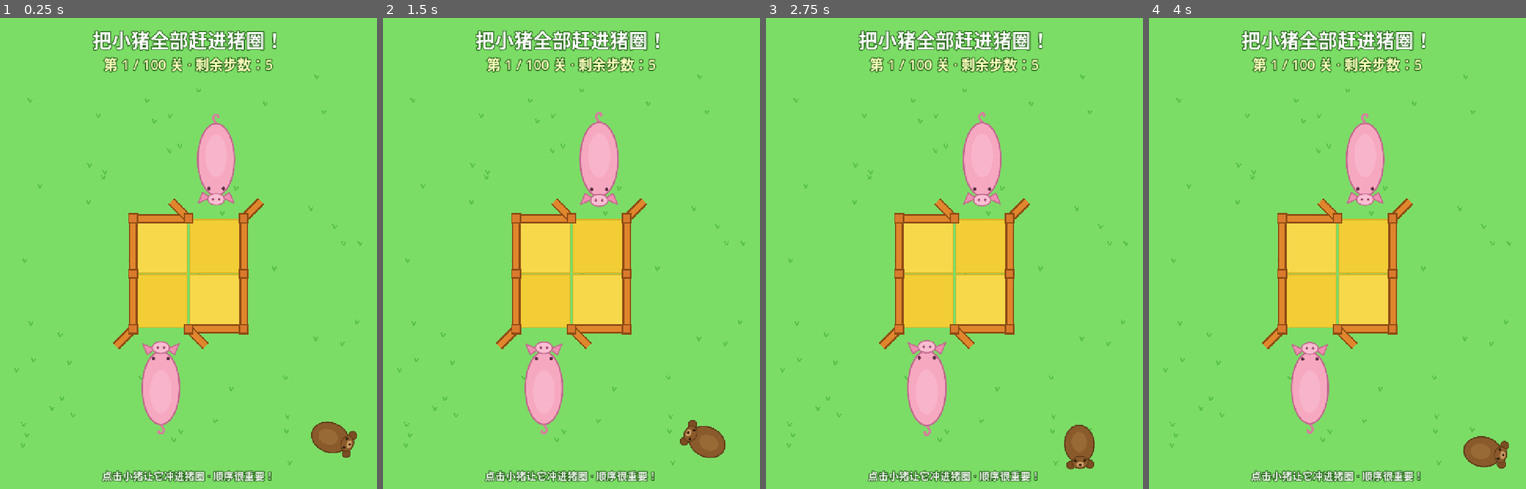
Above: before the commit, frames 1-4 (left to right).
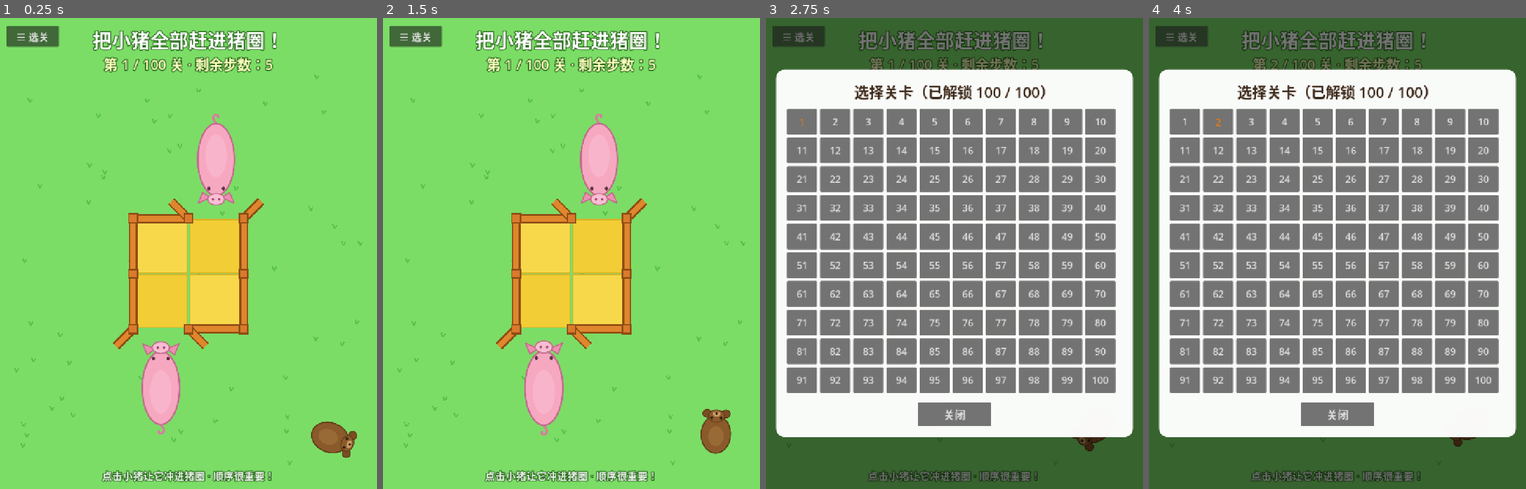
Above: after the commit, the same moments.

Repository: ecokater/pig-game
Game: Godot game, scene res://main.tscn
Same seed, same stepped clock (60 frames per second), same inputs: the game is played once before the commit and once after it.
Inputs (mouse positions are in pixels of both pictures, inside the frame that each line leads up to):
- Up to frame 1 (0.25 s): no input
- Up to frame 2 (1.5 s): click (416, 36) at 0.5 s, where only the run after the commit has a clickable "☰ 选关"; click (420, 121) at 1.25 s, where only the run after the commit has a clickable "1"
- Up to frame 3 (2.75 s): click (799, 36) at 2 s, where only the run after the commit has a clickable "☰ 选关"
- Up to frame 4 (4 s): click (1216, 121) at 2.75 s, where only the run after the commit has a clickable "2"; click (1182, 36) at 3.5 s, where only the run after the commit has a clickable "☰ 选关"

The runs differ from the first frame. In frame 1, 0.6% of the frame differs, in the area x 1-16%, y 1-7%; in frame 2, 1.9%; in frame 3, 100%, in the area x 0-100%, y 0-100%; in frame 4, 100%.

Commit message:
Add level-select screen; unlock all levels for testing
New "☰ 选关" button (top-left and on the win/lose panel) opens a
scrollable 10-column grid of all 100 levels. Tapping a level jumps
straight to it. Locked levels show 🔒 and are disabled based on saved
progress.

UNLOCK_ALL flag (currently true for playtesting) makes every level
selectable regardless of progress. Flip it back to false before release.

Co-Authored-By: Claude Opus 4.8 <noreply@anthropic.com>

Diff:
--- a/scripts/main.gd
+++ b/scripts/main.gd
@@ -20,6 +20,9 @@
 
 static var level_index := 0
 static var progress_applied := false  # 存档只在本次运行首次进场时应用
+
+## 测试开关:true 时选关面板解锁全部关卡(不影响存档)。发布前改回 false。
+const UNLOCK_ALL := true
 
 var levels: Array = []
 var cell_size := BASE_CELL
@@ -43,6 +46,7 @@
 var _title: Label
 var _steps_label: Label
 var _panel: CenterContainer
+var _select_panel: ColorRect
 var _result_label: Label
 var _btn: Button
 var _advance_on_btn := false
@@ -499,6 +503,111 @@
 	_btn.pressed.connect(_on_btn_pressed)
 	v.add_child(_btn)
 
+	var panel_sel := Button.new()
+	panel_sel.text = "选关"
+	panel_sel.custom_minimum_size = Vector2(320, 72)
+	panel_sel.add_theme_font_override("font", _ui_font)
+	panel_sel.add_theme_font_size_override("font_size", 32)
+	panel_sel.pressed.connect(_toggle_select)
+	v.add_child(panel_sel)
+
+	# 左上角常驻选关按钮
+	var sel_btn := Button.new()
+	sel_btn.text = "☰ 选关"
+	sel_btn.add_theme_font_override("font", _ui_font)
+	sel_btn.add_theme_font_size_override("font_size", 28)
+	sel_btn.set_anchors_and_offsets_preset(Control.PRESET_TOP_LEFT)
+	sel_btn.offset_left = 18.0
+	sel_btn.offset_top = 22.0
+	sel_btn.offset_right = 160.0
+	sel_btn.offset_bottom = 78.0
+	sel_btn.pressed.connect(_toggle_select)
+	ui.add_child(sel_btn)
+
+	_build_select_panel(ui)
+
+
+func _build_select_panel(ui: CanvasLayer) -> void:
+	var unlocked := levels.size() - 1 if UNLOCK_ALL else _load_progress()
+
+	_select_panel = ColorRect.new()
+	_select_panel.color = Color(0, 0, 0, 0.55)
+	_select_panel.set_anchors_and_offsets_preset(Control.PRESET_FULL_RECT)
+	_select_panel.visible = false
+	_select_panel.gui_input.connect(func(ev: InputEvent) -> void:
+		if ev is InputEventMouseButton and ev.pressed:
+			_select_panel.visible = false)
+	ui.add_child(_select_panel)
+
+	var cc := CenterContainer.new()
+	cc.set_anchors_and_offsets_preset(Control.PRESET_FULL_RECT)
+	cc.mouse_filter = Control.MOUSE_FILTER_IGNORE
+	_select_panel.add_child(cc)
+
+	var box := PanelContainer.new()
+	var style := StyleBoxFlat.new()
+	style.bg_color = Color(1, 1, 1, 0.97)
+	style.set_corner_radius_all(24)
+	style.set_content_margin_all(30.0)
+	box.add_theme_stylebox_override("panel", style)
+	cc.add_child(box)
+
+	var v := VBoxContainer.new()
+	v.add_theme_constant_override("separation", 18)
+	box.add_child(v)
+
+	var head := Label.new()
+	head.text = "选择关卡（已解锁 %d / %d）" % [
+		mini(unlocked + 1, levels.size()), levels.size()]
+	_style_label(head, 40, Color(0.24, 0.16, 0.1))
+	head.add_theme_constant_override("outline_size", 0)
+	v.add_child(head)
+
+	var scroll := ScrollContainer.new()
+	scroll.custom_minimum_size = Vector2(910, 780)
+	v.add_child(scroll)
+
+	var grid := GridContainer.new()
+	grid.columns = 10
+	grid.add_theme_constant_override("h_separation", 8)
+	grid.add_theme_constant_override("v_separation", 8)
+	scroll.add_child(grid)
+
+	for i in levels.size():
+		var b := Button.new()
+		b.text = str(i + 1)
+		b.custom_minimum_size = Vector2(82, 70)
+		b.add_theme_font_override("font", _ui_font)
+		b.add_theme_font_size_override("font_size", 26)
+		if i > unlocked:
+			b.disabled = true
+			b.text = "🔒"
+		elif i == level_index:
+			b.add_theme_color_override("font_color", Color("#d9781f"))
+			b.add_theme_font_size_override("font_size", 30)
+		b.pressed.connect(_goto_level.bind(i))
+		grid.add_child(b)
+
+	var close := Button.new()
+	close.text = "关闭"
+	close.custom_minimum_size = Vector2(200, 64)
+	close.add_theme_font_override("font", _ui_font)
+	close.add_theme_font_size_override("font_size", 30)
+	close.pressed.connect(func() -> void: _select_panel.visible = false)
+	var hb := HBoxContainer.new()
+	hb.alignment = BoxContainer.ALIGNMENT_CENTER
+	hb.add_child(close)
+	v.add_child(hb)
+
+
+func _toggle_select() -> void:
+	_select_panel.visible = not _select_panel.visible
+
+
+func _goto_level(i: int) -> void:
+	level_index = i
+	get_tree().reload_current_scene()
+
 
 func _style_label(l: Label, size: int, color: Color) -> void:
 	l.horizontal_alignment = HORIZONTAL_ALIGNMENT_CENTER
